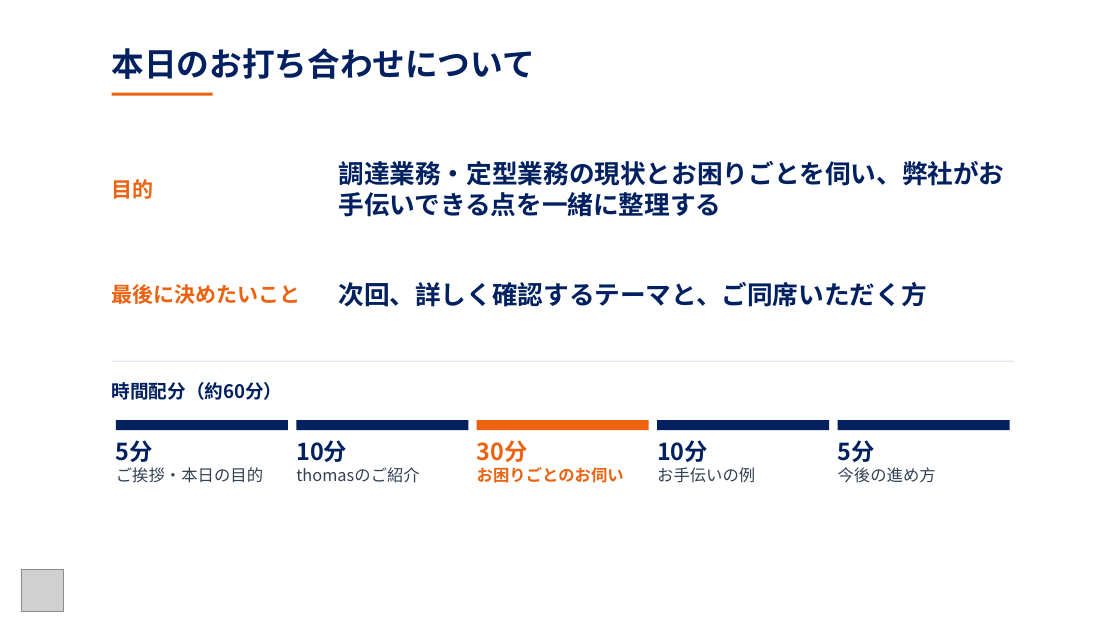
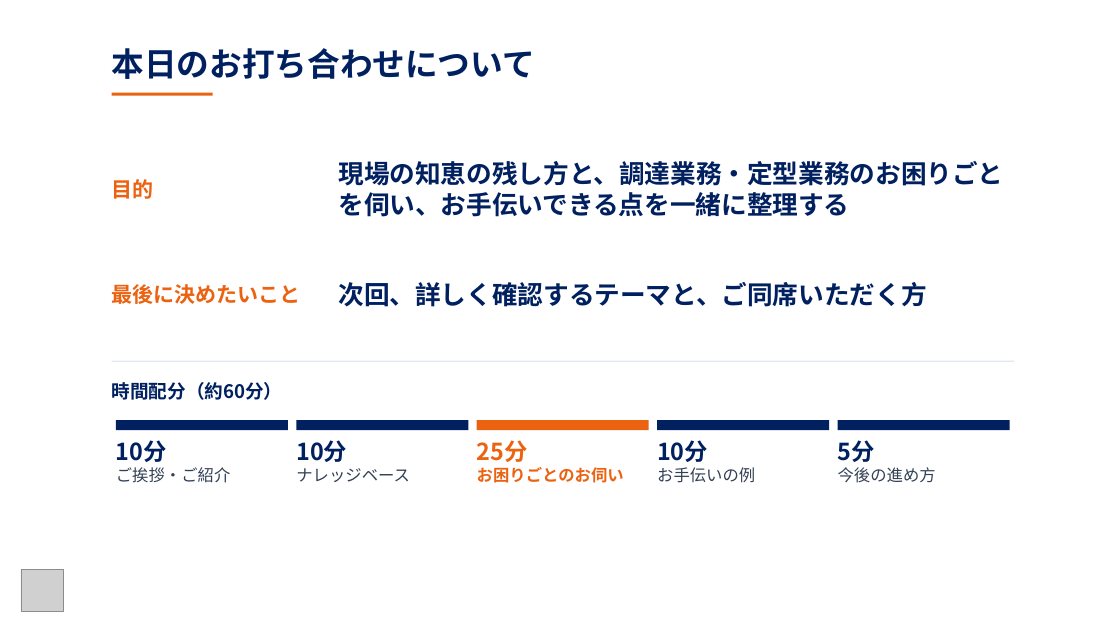
Before and after one commit to smiyagawa-code/-, a slide deck: slide 2 of tak-evac/outputs/TAKイーヴァック様_初回お打ち合わせ資料.pptx. Drawn at 1120x630 pixels with LibreOffice and Linux fonts; fonts in the diff are those of the drawing; grey boxes stand for pictures. Boxes give left, top, right and bottom in pixels: in the first picture for what was removed or moved away, otherwise in the second. Text is boxed around its words. In the diff, an @@ line names an element or a change of style, - is before the commit and + after.

```diff
--- a/tak-evac/outputs/TAKイーヴァック様_初回お打ち合わせ資料.pptx
+++ b/tak-evac/outputs/TAKイーヴァック様_初回お打ち合わせ資料.pptx
@@ text at (338, 161, 1003, 217): text changed @@
-調達業務・定型業務の現状とお困りごとを伺い、弊社がお手伝いできる点を一緒に整理する
+現場の知恵の残し方と、調達業務・定型業務のお困りごとを伺い、お手伝いできる点を一緒に整理する
@@ text at (116, 440, 230, 483): text changed @@
-5分
-ご挨拶・本日の目的
+10分
+ご挨拶・ご紹介
@@ text at (477, 440, 528, 462): text changed @@
-30分
+25分
@@ text at (296, 468, 410, 482): text changed @@
-thomasのご紹介
+ナレッジベース
```
Also in this commit, not shown: 4 other slides changed, 3 slides added, 4 other files.
